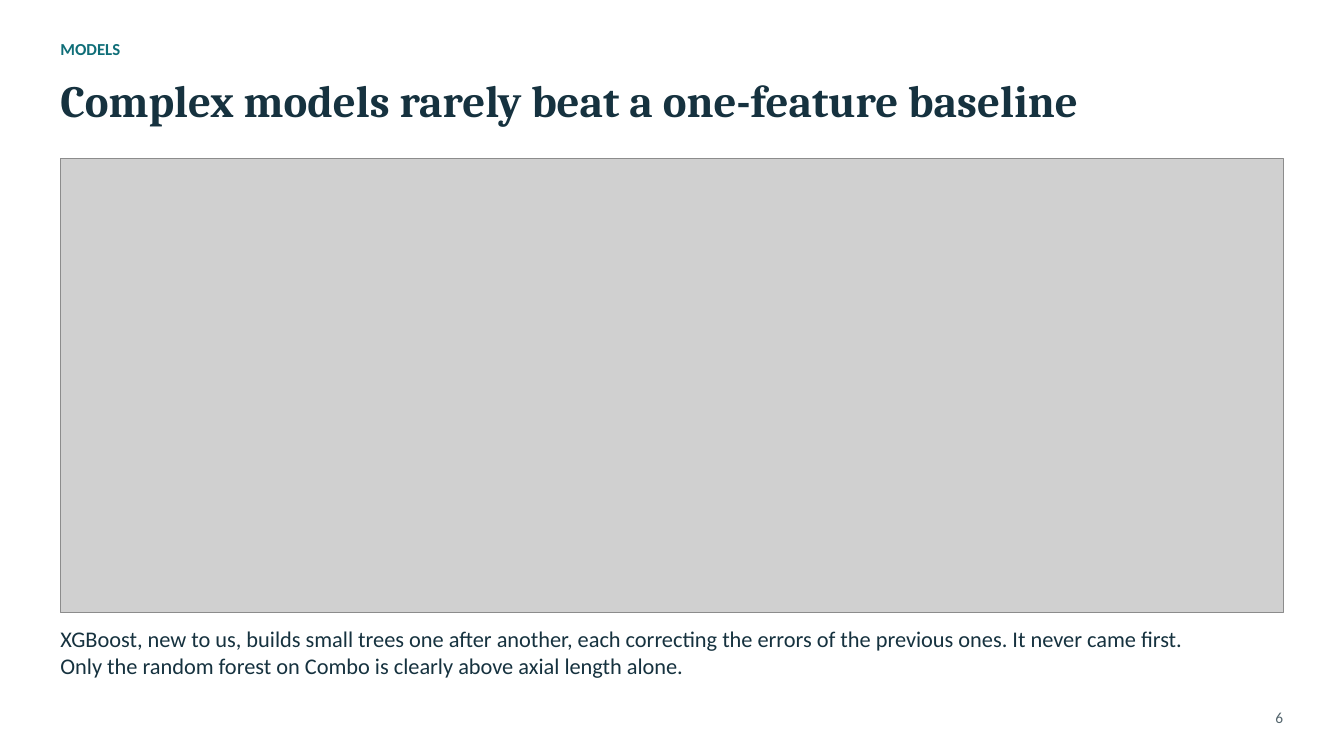
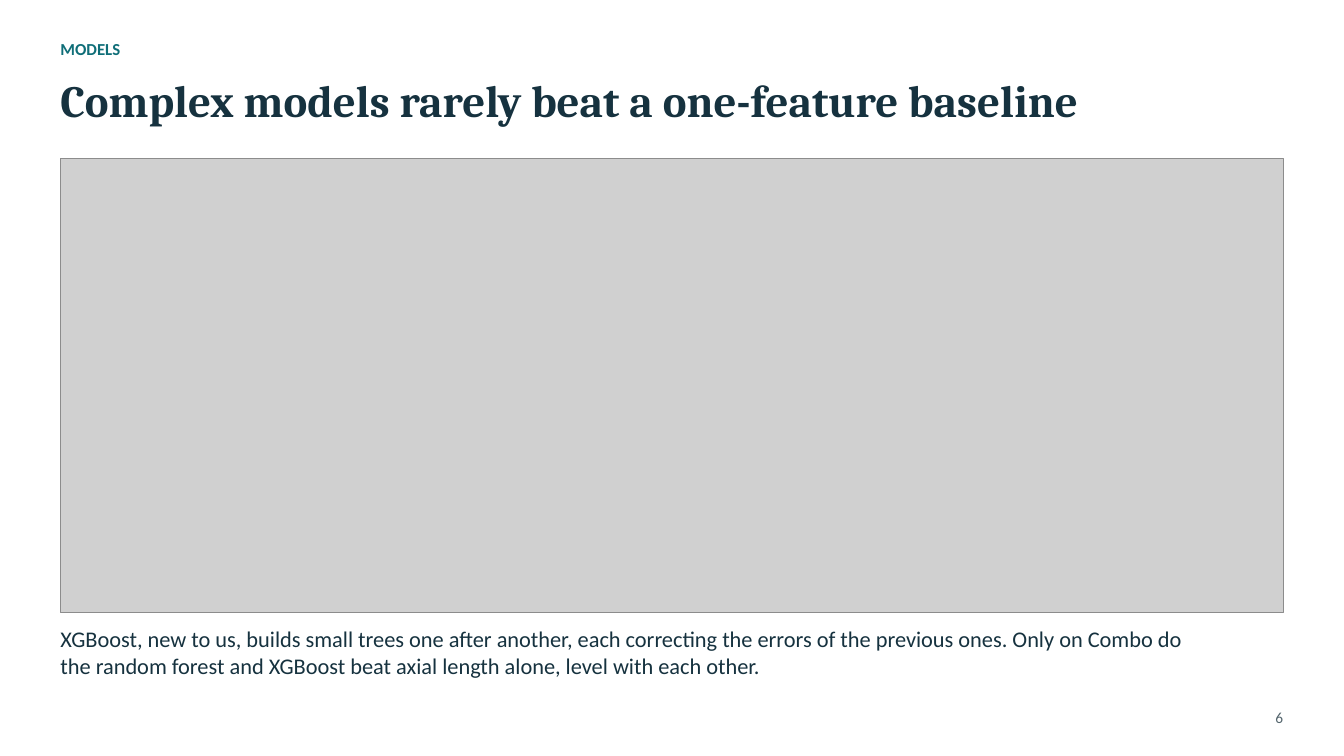
Before and after one commit to tomas20oriol-jpg/miopia-ml-project, a slide deck: slide 6 of slides/myopia_presentation.pptx. Drawn at 1344x756 pixels with LibreOffice and Linux fonts; fonts in the diff are those of the drawing; grey boxes stand for pictures. Boxes give left, top, right and bottom in pixels: in the first picture for what was removed or moved away, otherwise in the second. Text is boxed around its words. In the diff, an @@ line names an element or a change of style, - is before the commit and + after.

```diff
--- a/slides/myopia_presentation.pptx
+++ b/slides/myopia_presentation.pptx
@@ text at (60, 631, 1182, 678): text changed @@
-XGBoost, new to us, builds small trees one after another, each correcting the errors of the previous ones. It never came first. Only the random forest on Combo is clearly above axial length alone.
+XGBoost, new to us, builds small trees one after another, each correcting the errors of the previous ones. Only on Combo do the random forest and XGBoost beat axial length alone, level with each other.
```
Also in this commit, not shown: 3 other slides changed, 16 other files.
